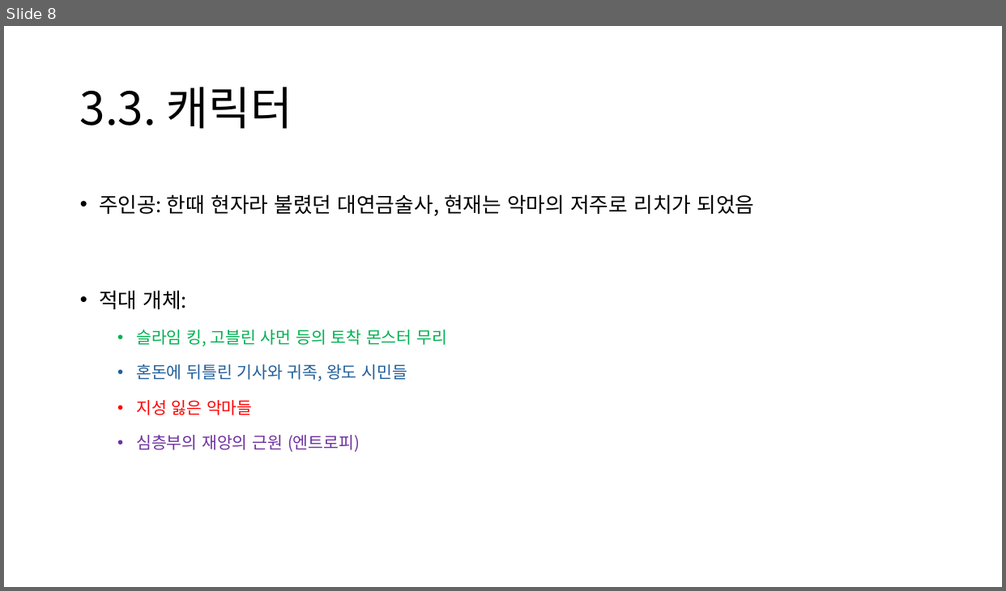
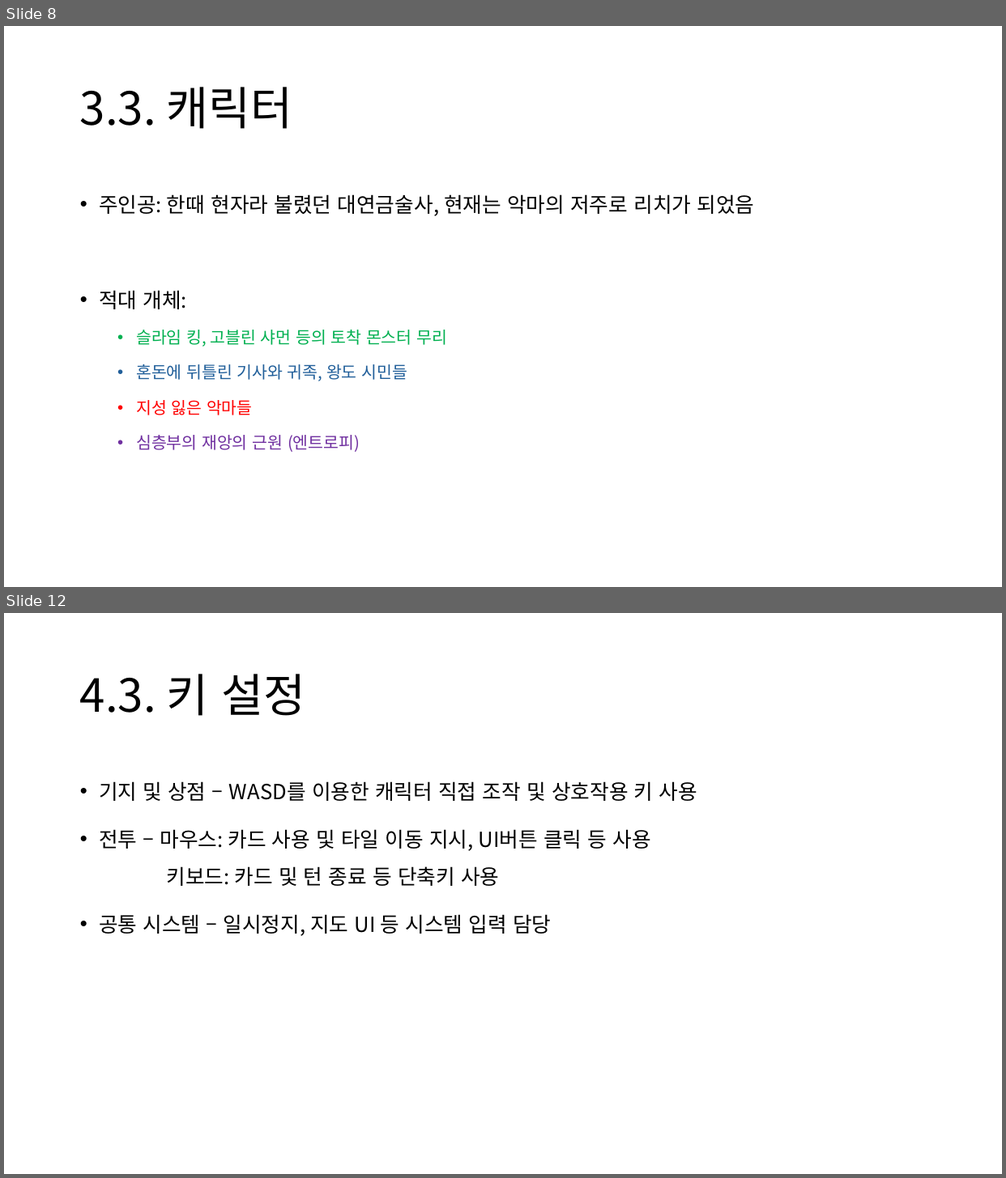
Before and after one commit to CrograNM/Project_Entropy, a slide deck: _문서/_Project Entropy 기획문서.pptx. Shown one above the other, each under a label of ours: slide 8 before the commit, slides 8 and 12 after it; the slides between them are not shown. The pictures are 1006x591 and 1006x1178 pixels, drawn with LibreOffice and Linux fonts; fonts in the diff are those of the drawing. Boxes give left, top, right and bottom in pixels: in the first picture for what was removed or moved away, otherwise in the second. Text is boxed around its words. In the diff, an @@ line names an element or a change of style, - is before the commit and + after.

Commit message:
#기획 : 구조 및 형태
Flow Chart
UI
키 설정

```diff
--- a/_문서/_Project Entropy 기획문서.pptx
+++ b/_문서/_Project Entropy 기획문서.pptx
@@ slide 12 added at <box>4,613,1002,1174</box>, background #FFFFFF @@
@@ title added at <box>80,674,305,716</box>, 44 pt, text #000000 @@
+4.3. 키 설정
@@ text added at <box>99,781,697,936</box>, 20 pt, text #000000 @@
+• 기지 및 상점 – WASD를 이용한 캐릭터 직접 조작 및 상호작용 키 사용
+• 전투 – 마우스: 카드 사용 및 타일 이동 지시, UI버튼 클릭 등 사용
+  키보드: 카드 및 턴 종료 등 단축키 사용
+• 공통 시스템 – 일시정지, 지도 UI 등 시스템 입력 담당
```
Also in this commit, not shown: 2 slides changed, 2 other slides added.
